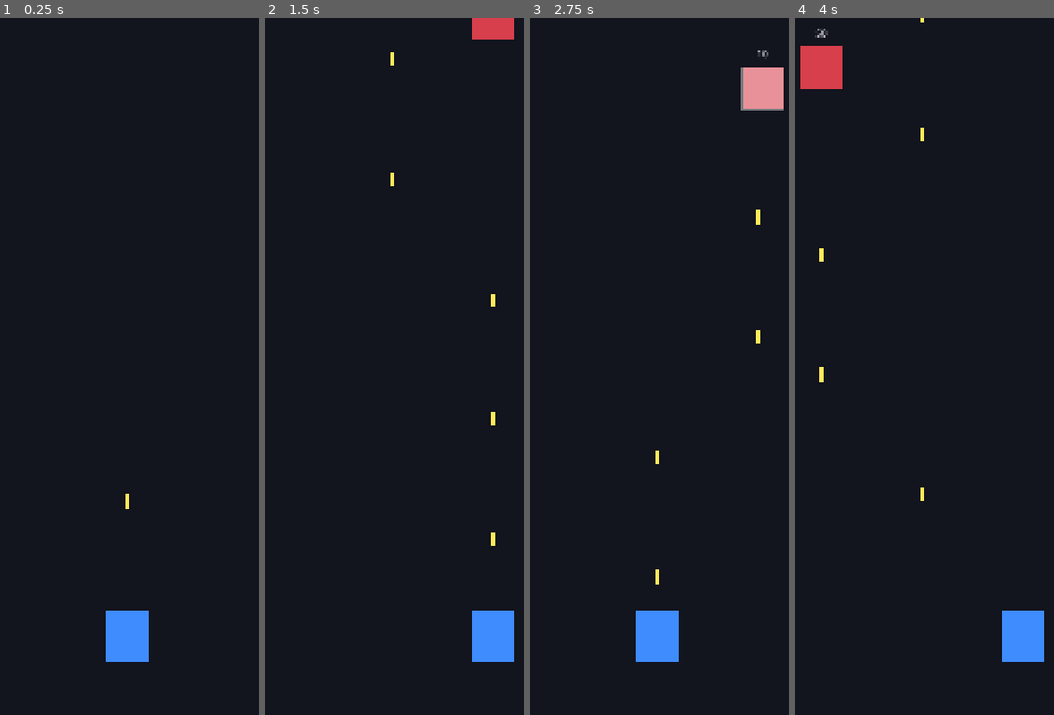
Above: before the commit, frames 1-4 (left to right).
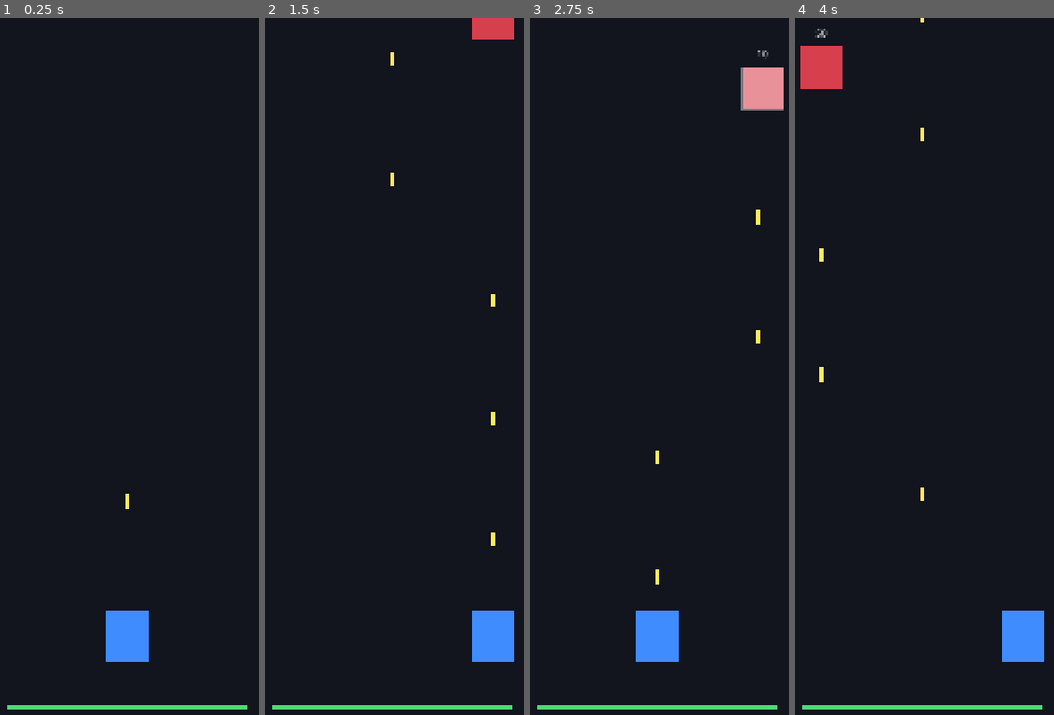
Above: after the commit, the same moments.

Repository: ScriptByFei/kernwerk-godot
Game: Godot game, scene res://scenes/game/game.tscn
Same seed, same stepped clock (60 frames per second), same inputs: the game is played once before the commit and once after it.
Inputs (mouse positions are in pixels of both pictures, inside the frame that each line leads up to):
- Up to frame 1 (0.25 s): no input
- Up to frame 2 (1.5 s): tap Enter at 0.5 s; move the mouse to (479, 338) at 0.52 s; hold D (lane_right) 0.53-1.25 s; hold 1 (lane_1) 0.53-1.25 s; click (479, 338) at 0.67 s; tap Space at 1.25 s; drag from (311, 415) to (371, 519) at 1.27 s
- Up to frame 3 (2.75 s): move the mouse to (698, 220) at 2.02 s; hold D (lane_right) from 2.03 s (still down); hold 3 (lane_3) from 2.03 s (still down); click (698, 220) at 2.17 s
- Up to frame 4 (4 s): release D (lane_right) at 2.75 s; release 3 (lane_3) at 2.75 s; drag from (901, 519) to (800, 268) at 2.77 s; move the mouse to (1043, 484) at 3.52 s; hold A (lane_left) from 3.53 s (still down); hold 2 (lane_2) from 3.53 s (still down); click (1043, 484) at 3.67 s

The runs differ from the first frame. In frame 1, 0.6% of the frame differs, in the area x 2-96%, y 98-100%; in frame 2, 0.6%; in frame 3, 0.6%; in frame 4, 0.6%.

Commit message:
feat: phase 4 — player HP, damage on enemy reach, game over UI, restart (14 assertions)

Diff:
--- a/scripts/game/game.gd
+++ b/scripts/game/game.gd
@@ -1,5 +1,14 @@
 extends Node2D
-## Game-Szene: Wurzel. Phase 3 — Bewegung + Auto-Fire + Gegner + Treffer.
+## Game-Szene: Wurzel. Phase 4 — Bewegung + Auto-Fire + Gegner + Treffer + HP + Game Over.
+
+# Gameplay-Konstanten Phase 4
+const ENEMY_DAMAGE := 10       # Schaden pro durchgekommenem Gegner
+const ENEMY_REACH_Y_RATIO := 0.82  # Gegner-Unterkante ab hier = "erreicht Spieler"
+
+var game_manager: GameManager
+var player_health: PlayerHealth
+var game_over_ui: GameOverUI
+var spawner: SpawnManager
 
 func _ready() -> void:
 	# Hintergrund dynamisch: überdeckt IMMER den ganzen Viewport (kein fixed 1080x1920)
@@ -15,17 +24,53 @@
 	var player := $Player as Player
 	player.lane_changed.connect(_on_lane_changed)
 
-	# Phase 3: SpawnManager + HitDetection
-	var spawner := SpawnManager.new()
+	# GameManager
+	game_manager = GameManager.new()
+	game_manager.name = "GameManager"
+	add_child(game_manager)
+
+	# Spieler-HP-System
+	player_health = PlayerHealth.new()
+	player_health.name = "PlayerHealth"
+	add_child(player_health)
+	player_health.player_died.connect(_on_player_died)
+
+	# Game Over UI (unsichtbar bis Tod)
+	game_over_ui = GameOverUI.new()
+	game_over_ui.name = "GameOverUI"
+	add_child(game_over_ui)
+	game_over_ui.restart_pressed.connect(_restart)
+
+	# Phase 3: SpawnManager
+	spawner = SpawnManager.new()
 	spawner.name = "SpawnManager"
 	add_child(spawner)
 	spawner.setup(self)
-	# Phase 6 macht Differenzierung → jetzt linear
 	spawner.set_difficulty(1.0)
 
 func _physics_process(_delta: float) -> void:
+	if not game_manager.is_running():
+		return
 	# Bullet→Enemy-Kollision zentral abwickeln (keine Physik-Engine)
 	HitDetection.process_hits(_collect_bullets(), get_tree().get_nodes_in_group("enemies"))
+	_check_enemy_reach()
+
+func _check_enemy_reach() -> void:
+	# Gegner, die den Spieler-Bereich erreichen, verursachen Schaden und lösen sich auf
+	var reach_y := get_viewport_rect().size.y * 0.82
+	for e in get_tree().get_nodes_in_group("enemies"):
+		if e is Enemy and e.global_position.y >= reach_y:
+			player_health.take_hit(ENEMY_DAMAGE)
+			e.set_physics_process(false)
+			e.queue_free()
+
+func _on_player_died() -> void:
+	game_over_ui.show_stats(game_manager.score, game_manager.kills)
+	spawner.set_physics_process(false)
+
+func _restart() -> void:
+	# Szene neu laden (kein Web-Reload — Godot wechselt intern die Szene)
+	get_tree().reload_current_scene()
 
 func _collect_bullets() -> Array:
 	var out: Array = []
--- /dev/null
+++ b/scripts/managers/game_manager.gd
@@ -0,0 +1,58 @@
+class_name GameManager
+extends Node
+## Zentraler Spielzustand: Score, Kills, Player-HP, Game-State.
+## Keine Gameplay-Logik hier — nur Zustand + Signale. Systeme fragen/ändern über Methoden.
+
+signal score_changed(score: int)
+signal kills_changed(kills: int)
+signal player_health_changed(hp: int, max_hp: int)
+signal game_over
+signal game_restarted
+
+enum State { RUNNING, GAME_OVER }
+
+var state: int = State.RUNNING
+var score := 0
+var kills := 0
+var player_hp := GameConfig.MAX_HEALTH
+var _max_health := GameConfig.MAX_HEALTH
+
+static var instance: GameManager
+
+func _ready() -> void:
+	instance = self
+	add_to_group("game_manager")
+
+func reset() -> void:
+	state = State.RUNNING
+	score = 0
+	kills = 0
+	player_hp = _max_health
+	game_restarted.emit()
+	score_changed.emit(score)
+	kills_changed.emit(kills)
+	player_health_changed.emit(player_hp, _max_health)
+
+func add_score(points: int) -> void:
+	if state != State.RUNNING:
+		return
+	score += points
+	score_changed.emit(score)
+
+func add_kill() -> void:
+	if state != State.RUNNING:
+		return
+	kills += 1
+	add_score(10)
+
+func damage_player(dmg: int) -> void:
+	if state != State.RUNNING:
+		return
+	player_hp = maxi(player_hp - dmg, 0)
+	player_health_changed.emit(player_hp, _max_health)
+	if player_hp <= 0:
+		state = State.GAME_OVER
+		game_over.emit()
+
+func is_running() -> bool:
+	return state == State.RUNNING
--- a/scripts/managers/spawn_manager.gd
+++ b/scripts/managers/spawn_manager.gd
@@ -37,8 +37,12 @@
 	# Spawn-Position NACH add_child setzen — erst im Baum ist das Viewport-Rect
 	# verfügbar (davor liefert lane_x_now() 0 → Gegner klebten am linken Rand).
 	enemy.position = Vector2(enemy.lane_x_now(), -80.0)
+	enemy.reached_bottom.connect(_on_enemy_reached_bottom)
 	enemy.enemy_killed.connect(_on_enemy_killed)
 	enemy_spawned.emit(enemy)
+
+func _on_enemy_reached_bottom(_enemy: LaneObject) -> void:
+	pass  # Schaden passiert in Game._check_enemy_reach (Spieler-Bereich, nichtViewportrand)
 
 func _on_enemy_killed(_enemy: Enemy) -> void:
 	pass  # Score/Coins in Phase 4/5 — Signal-Kette steht schon
--- /dev/null
+++ b/scripts/player/player_health.gd
@@ -0,0 +1,79 @@
+class_name PlayerHealth
+extends Node2D
+## Spieler-HP-Visualisierung: dezente Leiste unten + rote Vignette bei Schaden (sanft).
+## Schadens-/GameOver-Logik liegt im GameManager; hier nur Darstellung + Kollisions-Reaktion.
+
+const DAMAGE_ON_REACH := 10       # Schaden pro durchgekommenem Gegner
+const IFRAMES_SEC := 0.8          # Unverwundbarkeit nach Treffer (verhindert Multi-Hit)
+
+signal player_died
+
+var hp := GameConfig.MAX_HEALTH
+var max_hp := GameConfig.MAX_HEALTH
+var _iframes := 0.0
+var _vignette: ColorRect
+var _bar: ColorRect
+var _bar_bg: ColorRect
+var _game_over := false
+
+func _ready() -> void:
+	_build_ui()
+
+func _build_ui() -> void:
+	var vp := get_viewport_rect().size
+	# Vignette: full-screen rot, unsichtbar, blendet bei Schaden kurz auf
+	_vignette = ColorRect.new()
+	_vignette.color = Color(0.8, 0.1, 0.1, 0.0)
+	_vignette.size = vp
+	_vignette.mouse_filter = Control.MOUSE_FILTER_IGNORE
+	add_child(_vignette)
+	# HP-Leiste unten (dezente Kapsel)
+	_bar_bg = ColorRect.new()
+	_bar_bg.color = Color(1, 1, 1, 0.12)
+	_bar_bg.position = Vector2(vp.x * 0.2, vp.y * 0.955)
+	_bar_bg.size = Vector2(vp.x * 0.6, 14)
+	add_child(_bar_bg)
+	_bar = ColorRect.new()
+	_bar.color = Color(0.3, 0.85, 0.45)
+	_bar.position = _bar_bg.position + Vector2(2, 2)
+	_bar.size = Vector2(_bar_bg.size.x - 4, _bar_bg.size.y - 4)
+	add_child(_bar)
+
+func _physics_process(delta: float) -> void:
+	if _iframes > 0.0:
+		_iframes -= delta
+
+func reset() -> void:
+	hp = max_hp
+	_game_over = false
+	_iframes = 0.0
+	_update_bar()
+
+func iframes_hard_clear() -> void:
+	_iframes = 0.0  # für Tests
+
+func take_hit(dmg: int) -> void:
+	if _game_over or _iframes > 0.0:
+		return
+	hp = maxi(hp - dmg, 0)
+	_iframes = IFRAMES_SEC
+	_update_bar()
+	# Sanfte Vignette: kurz aufblitzen, ausfaden (nil-safe in Headless-Tests)
+	if _vignette:
+		_vignette.color = Color(0.8, 0.1, 0.1, 0.35)
+		var t := create_tween()
+		t.tween_property(_vignette, "color:a", 0.0, 0.45)
+	if hp <= 0:
+		_game_over = true
+		player_died.emit()
+
+func _update_bar() -> void:
+	if _bar:
+		_bar.size.x = (_bar_bg.size.x - 4) * float(hp) / float(max_hp)
+
+func _notification(what: int) -> void:
+	if what == NOTIFICATION_WM_SIZE_CHANGED and _bar_bg:
+		var vp := get_viewport_rect().size
+		_bar_bg.position = Vector2(vp.x * 0.2, vp.y * 0.955)
+		_bar.position = _bar_bg.position + Vector2(2, 2)
+		_update_bar()
--- /dev/null
+++ b/scripts/ui/game_over_ui.gd
@@ -0,0 +1,64 @@
+class_name GameOverUI
+extends Control
+## Game-Over-Overlay: Score, Kills, Restart-Button. Restart ohne Seiten-Reload
+## (Szene wird per Restart-Signal von Game neu aufgebaut).
+
+signal restart_requested
+
+var _score_label: Label
+var _kills_label: Label
+
+func _ready() -> void:
+	visible = false
+	set_anchors_preset(Control.PRESET_FULL_RECT)
+	size = get_viewport_rect().size
+	# Abdunkelung
+	var dim := ColorRect.new()
+	dim.color = Color(0, 0, 0, 0.72)
+	dim.set_anchors_preset(Control.PRESET_FULL_RECT)
+	dim.size = size
+	add_child(dim)
+	var vp := get_viewport_rect().size
+	var cx := vp.x / 2.0
+	var cy := vp.y / 2.0
+	var title := Label.new()
+	title.text = "GAME OVER"
+	title.add_theme_font_size_override("font_size", 78)
+	title.add_theme_color_override("font_color", Color(1, 0.35, 0.35))
+	title.position = Vector2(cx - 240, cy - 260)
+	title.size = Vector2(480, 100)
+	title.horizontal_alignment = HORIZONTAL_ALIGNMENT_CENTER
+	add_child(title)
+	_score_label = Label.new()
+	_score_label.add_theme_font_size_override("font_size", 42)
+	_score_label.position = Vector2(cx - 240, cy - 80)
+	_score_label.size = Vector2(480, 60)
+	_score_label.horizontal_alignment = HORIZONTAL_ALIGNMENT_CENTER
+	add_child(_score_label)
+	_kills_label = Label.new()
+	_kills_label.add_theme_font_size_override("font_size", 40)
+	_kills_label.add_theme_color_override("font_color", Color(0.8, 0.85, 1.0))
+	_kills_label.position = Vector2(cx - 240, cy - 180)
+	_kills_label.size = Vector2(480, 50)
+	_kills_label.horizontal_alignment = HORIZONTAL_ALIGNMENT_CENTER
+	add_child(_kills_label)
+	var btn := Button.new()
+	btn.text = "RESTART"
+	btn.add_theme_font_size_override("font_size", 44)
+	btn.position = Vector2(cx - 140, cy + 80)
+	btn.size = Vector2(280, 90)
+	btn.pressed.connect(func(): restart_pressed.emit())
+	add_child(btn)
+	# Tap irgendwo außer dem Button restartet auch:
+	gui_input.connect(_on_gui)
+
+signal restart_pressed
+
+func _on_gui(event: InputEvent) -> void:
+	if event is InputEventScreenTouch and event.pressed:
+		restart_pressed.emit()
+
+func show_stats(score: int, kills: int) -> void:
+	_score_label.text = "SCORE: %d" % score
+	_kills_label.text = "ENEMIES DEFEATED: %d" % kills
+	visible = true
--- /dev/null
+++ b/tests/phase4_test.gd
@@ -0,0 +1,77 @@
+extends SceneTree
+## Phase-4-Tests: GameManager-Logik + PlayerHealth + Game-Over-Verhalten.
+## Aufruf: godot4 --headless -s tests/phase4_test.gd
+
+var fails := 0
+
+func _check(cond: bool, msg: String) -> void:
+	if cond:
+		print("  ✓ " + msg)
+	else:
+		fails += 1
+		print("  ✗ " + msg)
+
+func _init() -> void:
+	var world := Node2D.new()
+	get_root().add_child(world)
+
+	# --- GameManager Basis ---
+	var gm := GameManager.new()
+	world.add_child(gm)
+	_check(gm.is_running(), "Start-Zustand RUNNING")
+	_check(gm.score == 0 and gm.kills == 0, "Score/Kills starten bei 0")
+
+	var score_events := [0]
+	gm.score_changed.connect(func(_s): score_events[0] += 1)
+	gm.add_score(25)
+	_check(gm.score == 25 and score_events[0] == 1, "add_score erhöht + Signal")
+	gm.add_kill()
+	_check(gm.kills == 1 and gm.score == 35, "add_kill: kills++ und +10 Score")
+
+	# --- GameManager: Game Over ---
+	var over_events := [0]
+	gm.game_over.connect(func(): over_events[0] += 1)
+	gm.damage_player(200)  # lethal
+	_check(gm.state == GameManager.State.GAME_OVER, "Lethal → GAME_OVER")
+	_check(over_events[0] == 1, "game_over genau 1×")
+	# Nach Game Over: keine Punkte/Schaden mehr
+	gm.add_score(999)
+	gm.add_kill()
+	_check(gm.score == 35 and gm.kills == 1, "Nach Game Over: keine Score-/Kill-Änderung")
+
+	# --- GameManager reset ---
+	gm.reset()
+	_check(gm.is_running(), "reset → RUNNING")
+	_check(gm.score == 0 and gm.kills == 0, "reset → Score/Kills 0")
+
+	# --- PlayerHealth: Damage + iFrames ---
+	var ph := PlayerHealth.new()
+	world.add_child(ph)
+	_check(ph.hp == GameConfig.MAX_HEALTH, "Start-HP MAX")
+	ph.take_hit(30)
+	_check(ph.hp == GameConfig.MAX_HEALTH - 30, "take_hit 30 → HP-30")
+	ph.take_hit(30)
+	_check(ph.hp == GameConfig.MAX_HEALTH - 30, "iFrames: 2. Hit direkt danach wirkungslos")
+
+	# --- PlayerHealth: Tod ---
+	var died := [0]
+	ph.player_died.connect(func(): died[0] += 1)
+	ph.hp = 10
+	ph.iframes_hard_clear()
+	ph.take_hit(20)
+	_check(died[0] == 1, "HP 0 → player_died 1×")
+
+	# --- PlayerHealth reset ---
+	ph.reset()
+	_check(ph.hp == GameConfig.MAX_HEALTH and not ph._game_over, "reset → volle HP, lebendig")
+
+	# --- Enemy-Kill verdrahtet Score (Game-Logik als reine Funktion getestet) ---
+	# Score für Kill: +10 (wie in GameManager.add_kill). Nach reset: 1 Kill (+10), jetzt der 2.
+	gm.add_kill()
+	_check(gm.score == 10 and gm.kills == 1, "Kill → +10 Score (nach reset)")
+
+	if fails == 0:
+		print("PHASE4 TESTS: ALLE OK")
+	else:
+		print("PHASE4 TESTS: %d FEHLER" % fails)
+	quit(1 if fails > 0 else 0)
Not shown, added: scripts/managers/game_manager.gd.uid
Not shown, added: scripts/player/player_health.gd.uid
Not shown, added: scripts/ui/game_over_ui.gd.uid
Not shown, added: tests/phase4_test.gd.uid
Not shown, changed: index.html
Not shown, changed: index.pck
